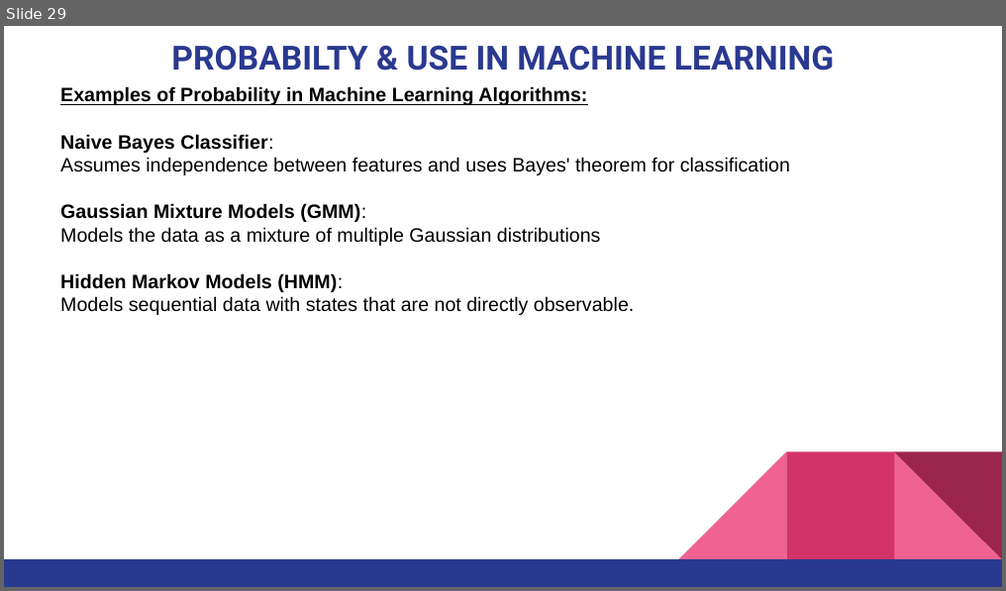
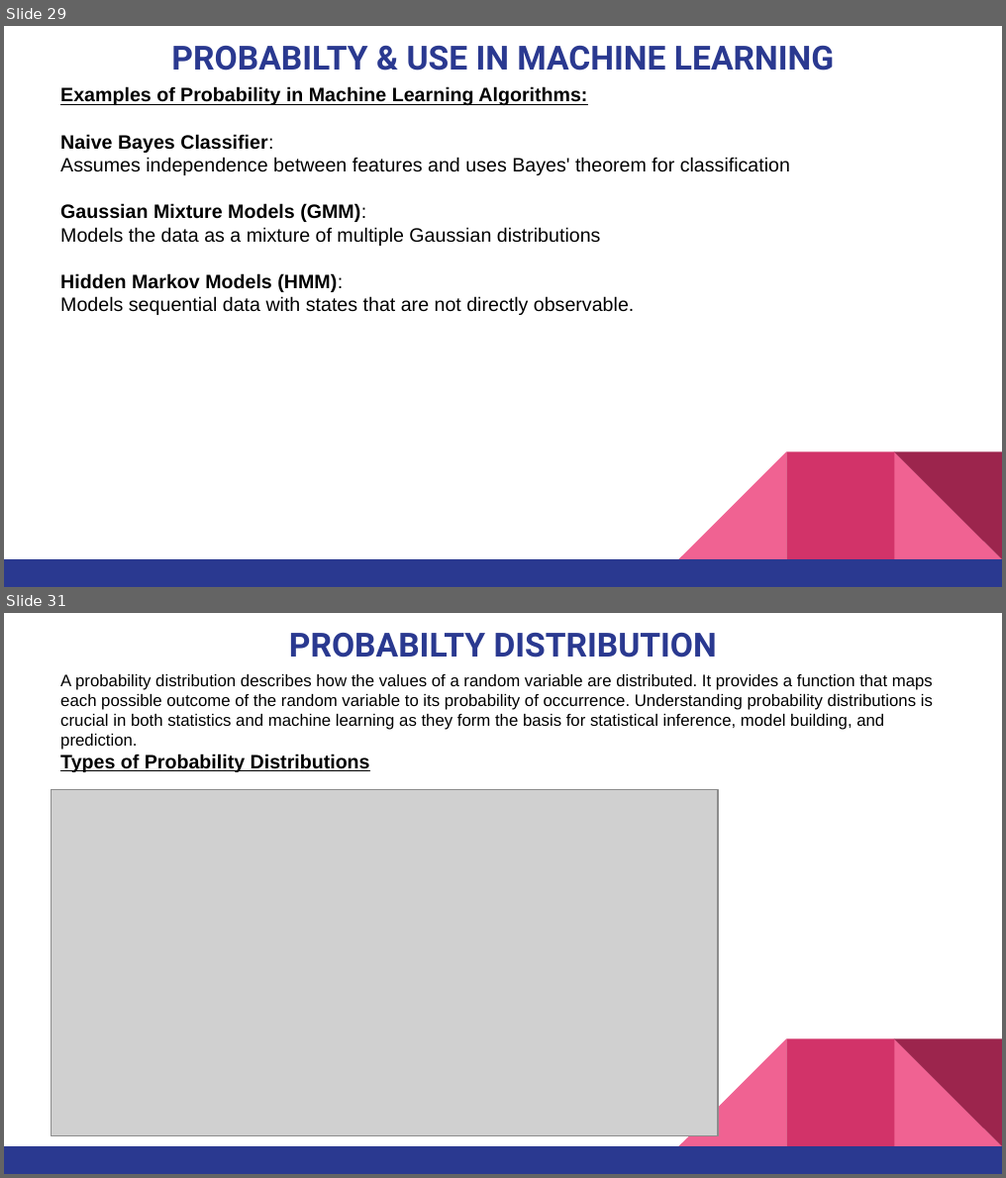
Before and after one commit to pnytrainingrepo/artificial-intelligence, a slide deck: AI-DataScience.pptx. Shown one above the other, each under a label of ours: slide 29 before the commit, slides 29 and 31 after it; the slides between them are not shown. The pictures are 1006x591 and 1006x1178 pixels, drawn with LibreOffice and Linux fonts; fonts in the diff are those of the drawing; grey boxes stand for pictures. Boxes give left, top, right and bottom in pixels: in the first picture for what was removed or moved away, otherwise in the second. Text is boxed around its words. In the diff, an @@ line names an element or a change of style, - is before the commit and + after.

```diff
--- a/AI-DataScience.pptx
+++ b/AI-DataScience.pptx
@@ slide 31 added at <box>4,613,1002,1174</box>, background #FFFFFF; not listed: 5 template elements that a slide beside it also shows @@
@@ title added at <box>289,632,717,658</box>, 24 pt, text #2A3990, bold @@
+PROBABILTY DISTRIBUTION
@@ text added at <box>60,674,933,772</box>, 12 pt, text #000000 @@
+A probability distribution describes how the values of a random variable are distributed. It provides a function that maps each possible outcome of the random variable to its probability of occurrence. Understanding probability distributions is crucial in both statistics and machine learning as they form the basis for statistical inference, model building, and prediction.
+Types of Probability Distributions
@@ picture added at <box>51,789,718,1137</box> @@
```
Also in this commit, not shown: 11 other slides added, 1 other file.
